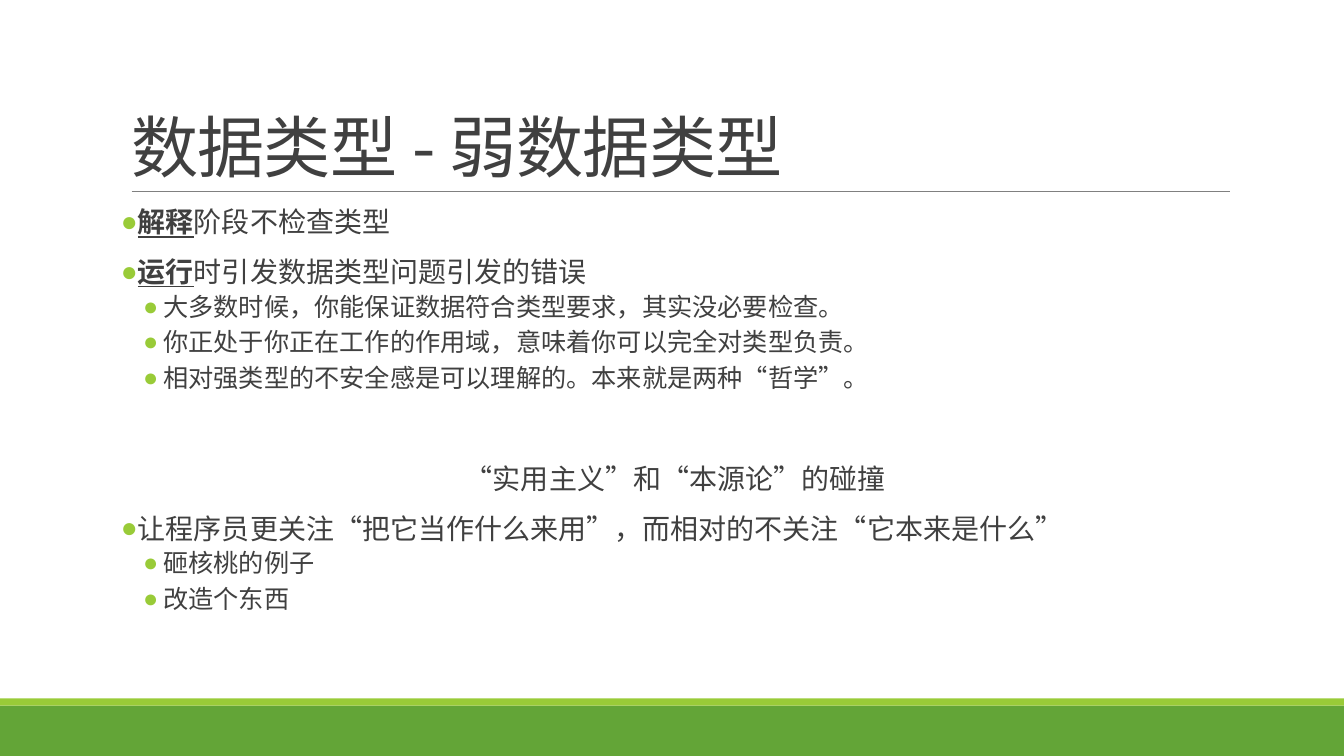
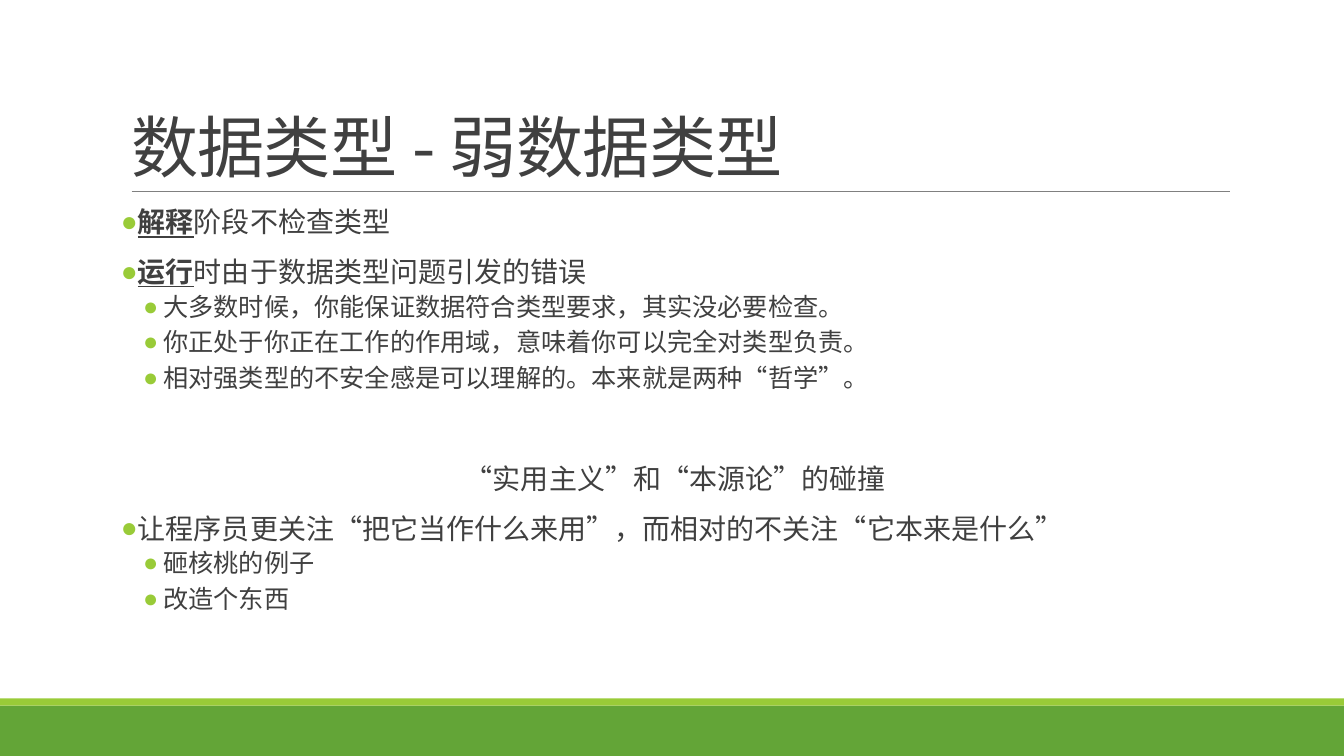
Before and after one commit to lichaozhy/course, a slide deck: slide 6 of js/syntax/es5.pptx. Drawn at 1344x756 pixels with LibreOffice and Linux fonts; fonts in the diff are those of the drawing. Boxes give left, top, right and bottom in pixels: in the first picture for what was removed or moved away, otherwise in the second. Text is boxed around its words. In the diff, an @@ line names an element or a change of style, - is before the commit and + after.

```diff
--- a/js/syntax/es5.pptx
+++ b/js/syntax/es5.pptx
@@ text at [138, 258, 587, 287]: text changed @@
-● 运行时引发数据类型问题引发的错误
+● 运行时由于数据类型问题引发的错误
```
Also in this commit, not shown: 4 other slides changed.
